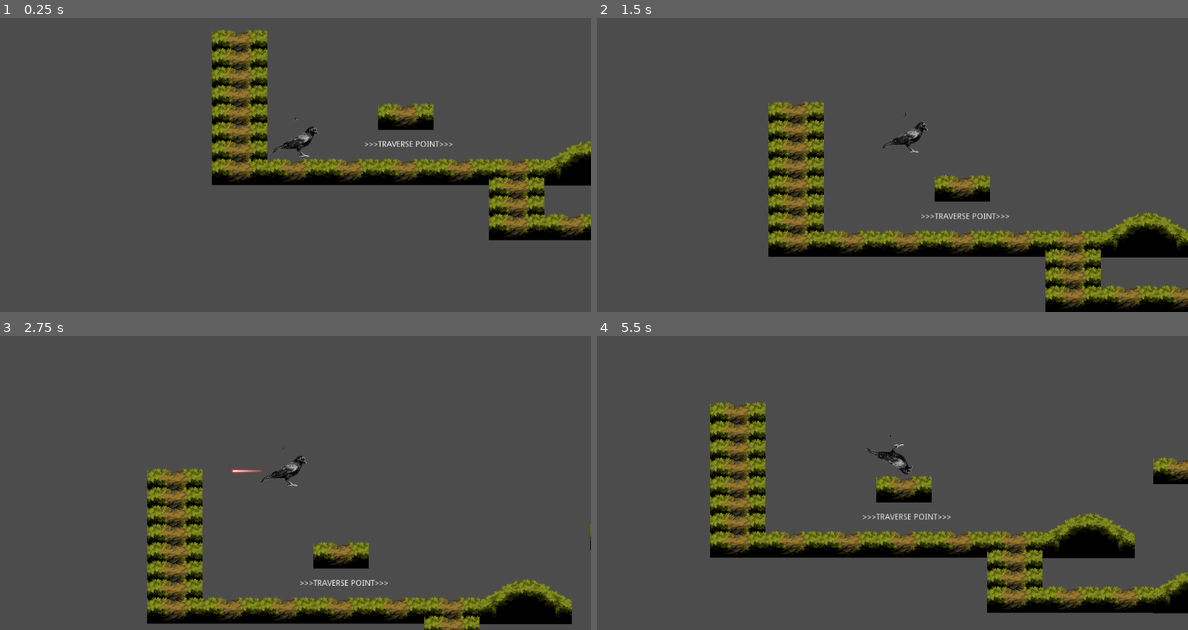
Above: before the commit, frames 1-4 (two rows, left to right).
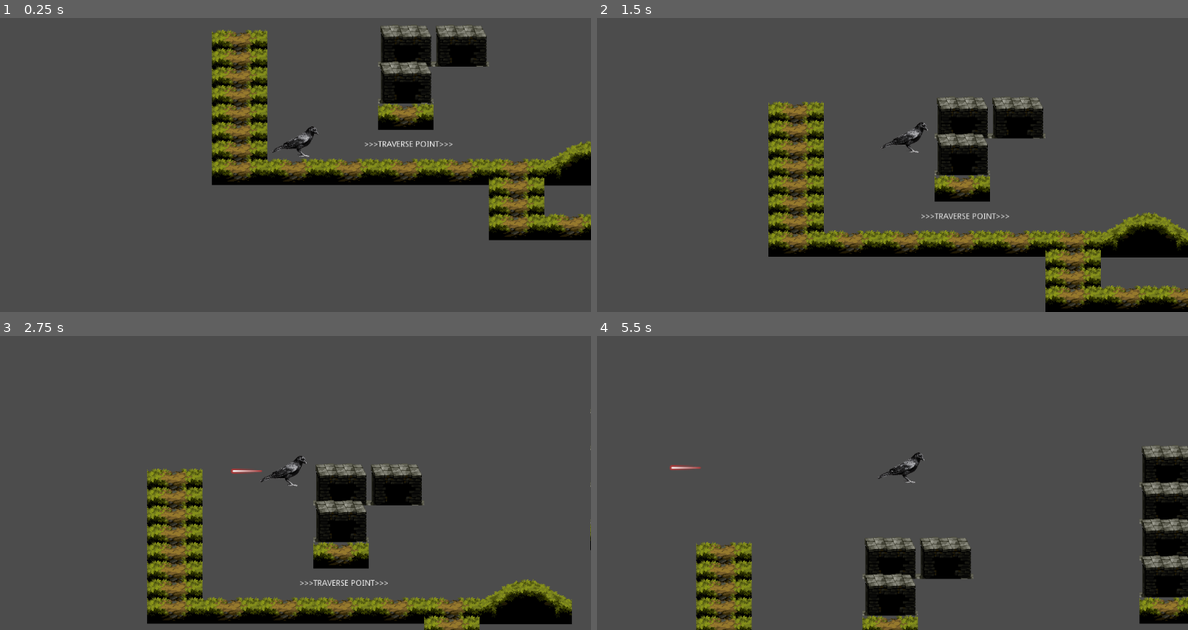
Above: after the commit, the same moments.

Repository: MPLekter/ToT---Player-Actions
Game: Godot game, scene res://Scenes/TestScene.tscn
Same seed, same stepped clock (60 frames per second), same inputs: the game is played once before the commit and once after it.
Inputs:
- Up to frame 1 (0.25 s): no input
- Up to frame 2 (1.5 s): hold A (player_crouch) 0.53-1.28 s; hold Right (player_right) from 0.53 s (still down); tap Space (player_jump) at 0.77 s; tap A (player_crouch) at 1.35 s
- Up to frame 3 (2.75 s): tap Space (player_jump) at 1.52 s; release Right (player_right) at 2.03 s; hold Left (player_left) from 2.03 s (still down); hold Shift (player_shoot) from 2.03 s (still down); tap A (player_crouch) at 2.3 s
- Up to frame 4 (5.5 s): release Left (player_left) at 2.78 s; release Shift (player_shoot) at 2.78 s; hold Right (player_right) 2.78-4.28 s; tap A (player_crouch) at 2.85, 4.55 s; tap Space (player_jump) at 3.02, 3.77, 4.52 s; hold A (player_crouch) 3.53-4.28 s; hold Left (player_left) 4.28-5.03 s; tap Shift (player_shoot) at 4.35 s; hold Right (player_right) from 5.03 s (still down); hold A (player_crouch) from 5.03 s (still down)

The runs differ from the first frame. In frame 1, 3.0% of the frame differs, in the area x 49-83%, y 2-36%; in frame 2, 3.0%; in frame 3, 3.0%; in frame 4, 24%, in the area x 12-100%, y 22-100%.

Commit message:
Add DropThrough functionality

Diff:
--- a/Resources/Test_Tileset.tres
+++ b/Resources/Test_Tileset.tres
@@ -7,6 +7,9 @@
 
 [sub_resource type="ConvexPolygonShape2D" id=2]
 points = PoolVector2Array( -80, 39, -80, -4, -17, -36, 21, -36, 80, -4, 80, 39 )
+
+[sub_resource type="ConvexPolygonShape2D" id=3]
+points = PoolVector2Array( 96, 34.0056, 1.40277, 34.0056, 1.40277, 28.7008, 96, 28.7008 )
 
 [resource]
 0/name = "Sprite"
@@ -51,3 +54,24 @@
 "shape_transform": Transform2D( 1, 0, 0, 0.9875, 80, 40.2688 )
 } ]
 1/z_index = 0
+2/name = "One-way platform"
+2/texture = ExtResource( 1 )
+2/tex_offset = Vector2( 0, 0 )
+2/modulate = Color( 1, 1, 1, 1 )
+2/region = Rect2( 32, 0, 96, 96 )
+2/tile_mode = 0
+2/occluder_offset = Vector2( 0, 0 )
+2/navigation_offset = Vector2( 0, 0 )
+2/shape_offset = Vector2( 0, 0 )
+2/shape_transform = Transform2D( 1, 0, 0, 1, 0, 0 )
+2/shape = SubResource( 3 )
+2/shape_one_way = true
+2/shape_one_way_margin = 1.0
+2/shapes = [ {
+"autotile_coord": Vector2( 0, 0 ),
+"one_way": true,
+"one_way_margin": 1.0,
+"shape": SubResource( 3 ),
+"shape_transform": Transform2D( 1, 0, 0, 1, 0, 0 )
+} ]
+2/z_index = -1
--- a/Scenes/Player.tscn
+++ b/Scenes/Player.tscn
@@ -14,7 +14,12 @@
 [sub_resource type="RayShape2D" id=3]
 length = 40.0
 
-[node name="Player" type="KinematicBody2D"]
+[sub_resource type="RectangleShape2D" id=4]
+extents = Vector2( 20, 9 )
+
+[node name="Player" type="KinematicBody2D" groups=["PLAYER_GROUP"]]
+collision_layer = 7
+collision_mask = 7
 script = ExtResource( 1 )
 
 [node name="Sprite" type="Sprite" parent="."]
@@ -40,6 +45,13 @@
 
 [node name="ShootStartPoint" type="Position2D" parent="GunShape"]
 
-[node name="Sprite" type="Sprite" parent="GunShape/ShootStartPoint"]
-scale = Vector2( 0.01, 0.01 )
-texture = ExtResource( 2 )
+[node name="DropThroughCheck" type="Area2D" parent="."]
+collision_layer = 4
+collision_mask = 4
+
+[node name="CollisionShape2D" type="CollisionShape2D" parent="DropThroughCheck"]
+position = Vector2( 1, 24 )
+shape = SubResource( 4 )
+
+[connection signal="body_entered" from="DropThroughCheck" to="." method="_on_DropThroughCheck_body_entered"]
+[connection signal="body_exited" from="DropThroughCheck" to="." method="_on_DropThroughCheck_body_exited"]
--- a/Scenes/TestScene.tscn
+++ b/Scenes/TestScene.tscn
@@ -15,11 +15,21 @@
 [node name="Player" parent="." instance=ExtResource( 2 )]
 position = Vector2( 49, 282 )
 
-[node name="TileMap" type="TileMap" parent="."]
+[node name="TileMap_Non-passable objects" type="TileMap" parent="."]
+z_index = -1
 tile_set = ExtResource( 3 )
 cell_size = Vector2( 96, 32 )
 format = 1
 tile_data = PoolIntArray( 19, 0, 0, 65555, 0, 0, 131082, 0, 0, 131083, 0, 0, 131091, 0, 0, 262143, 0, 0, 196627, 0, 0,  …(630 unchanged characters)…
+
+[node name="TileMap_Drop-through objects" type="TileMap" parent="." groups=["DROP_THROUGH_LAYER"]]
+tile_set = ExtResource( 3 )
+cell_size = Vector2( 96, 32 )
+show_collision = true
+collision_layer = 4
+collision_mask = 4
+format = 1
+tile_data = PoolIntArray( -196601, 2, 0, -65529, 2, 0, 65543, 2, 0, 131074, 2, 0, 131075, 2, 0, 196615, 2, 0, 262146, 2, 0 )
 
 [node name="TraversePoints" type="Node" parent="."]
 
--- a/Scripts/PlayerMovement_2D platformer.gd
+++ b/Scripts/PlayerMovement_2D platformer.gd
@@ -32,6 +32,9 @@
 export var shootCoolDown := 0.6
 var canShoot := true
 
+#dropping through related
+var canDrop := false
+
 #onreadys
 onready var bullet = preload("res://Scenes/Bullet.tscn")
 
@@ -59,8 +62,18 @@
 	jumpLogic()
 	superjumpLogic()
 	applyMotion()
-	applyGunRotation(direction)
+	applyGunRotation()
 	shootLogic()
+	dropDownLogic()
+
+func dropDownLogic():
+	#TODO: refactor to regain collision after drop
+	#TODO: make sure bullets and other stuff can still hit - prepare dedicated layer for ground collisions.
+	if canDrop == true:
+		if Input.is_action_pressed("player_down") and Input.is_action_just_pressed("player_crouch"):
+				set_collision_layer_bit(2, false)
+				set_collision_mask_bit(2, false)
+
 
 func shootLogic():
 	#TODO: refactor so that changing direction after shoot does not reposition already spawned bullets
@@ -75,7 +88,7 @@
 			yield(get_tree().create_timer(shootCoolDown), "timeout")
 			canShoot = true
 
-func applyGunRotation(direction):
+func applyGunRotation():
 	var gun = $GunShape
 	var shootStartPoint = $GunShape/ShootStartPoint
 	match direction:
@@ -103,7 +116,8 @@
 	elif Input.is_action_just_pressed("player_up"):
 		direction = UP
 	if direction != lastdirection:
-		print_debug(timestamp, direction)
+		#print_debug(timestamp, direction)
+		pass
 
 func changeUnderCeilingState(body):
 	if body == self:
@@ -207,3 +221,15 @@
 		$Sprite.set_flip_v(true)
 	elif doingWhat == "standing":
 		$Sprite.set_flip_v(false)
+
+
+
+func _on_DropThroughCheck_body_entered(body):
+	if body.is_in_group("DROP_THROUGH_LAYER"):
+		canDrop = true
+
+func _on_DropThroughCheck_body_exited(body):
+	if body.is_in_group("DROP_THROUGH_LAYER"):
+		canDrop = false
+		set_collision_layer_bit(2, true)
+		set_collision_mask_bit(2, true)
--- /dev/null
+++ b/Scripts/TileMap.gd
@@ -0,0 +1,5 @@
+extends TileMap
+
+
+func _ready():
+	collision_use_parent
Not shown: 1 places in Resources/Test_Tileset.tres that only renumber resources
Not shown: 1 places in Scenes/Player.tscn that only renumber resources
